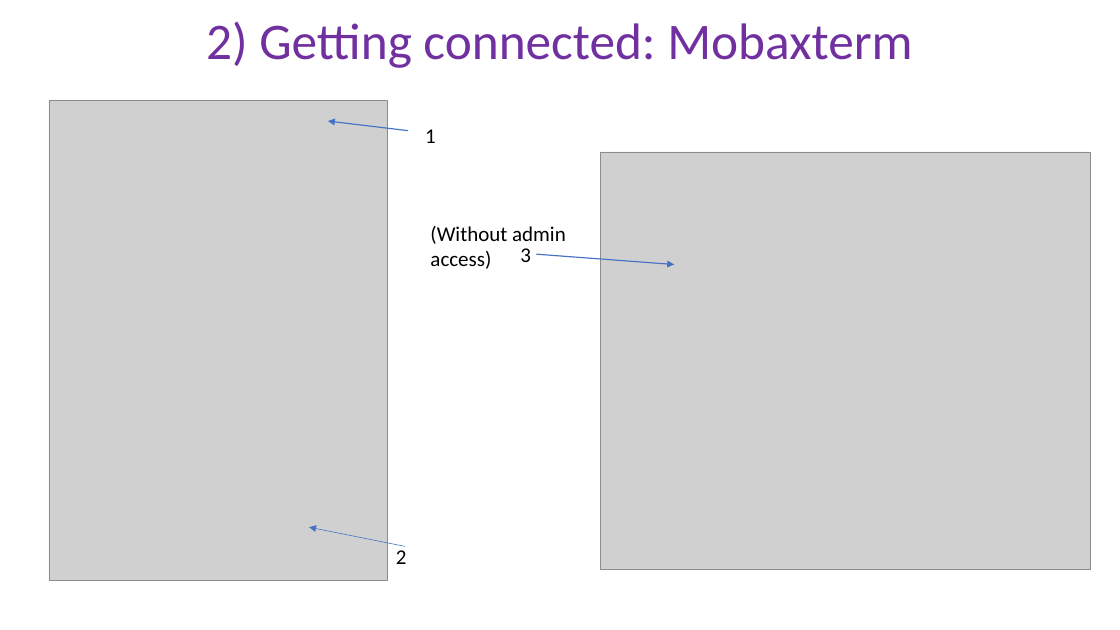
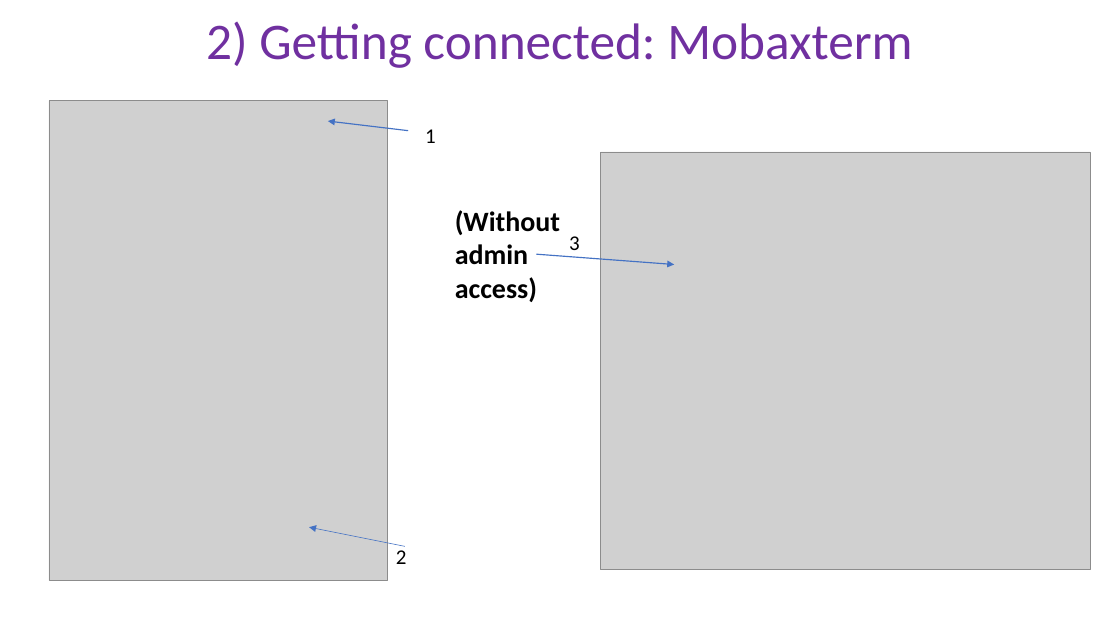
Before and after one commit to peterthorpe5/Sys_admin, a slide deck: slide 2 of cluster_course/powerpoint/2_Getting_connected.pptx. Drawn at 1120x630 pixels with LibreOffice and Linux fonts; fonts in the diff are those of the drawing; grey boxes stand for pictures. Boxes give left, top, right and bottom in pixels: in the first picture for what was removed or moved away, otherwise in the second. Text is boxed around its words. In the diff, an @@ line names an element or a change of style, - is before the commit and + after.

```diff
--- a/cluster_course/powerpoint/2_Getting_connected.pptx
+++ b/cluster_course/powerpoint/2_Getting_connected.pptx
@@ text "(Without admin access)": place and size @@
-text "(Without admin access)" at box(430, 226, 566, 269)
+text "(Without admin access)" at box(455, 210, 560, 302)
@@ text "(Without admin access)" at box(455, 210, 560, 302): size 18 to 24 pt, bold on @@
@@ text "3" rewrapped from box(520, 248, 531, 262) to box(569, 236, 580, 257) @@
```
Also in this commit, not shown: 3 other slides changed, 1 other file.
